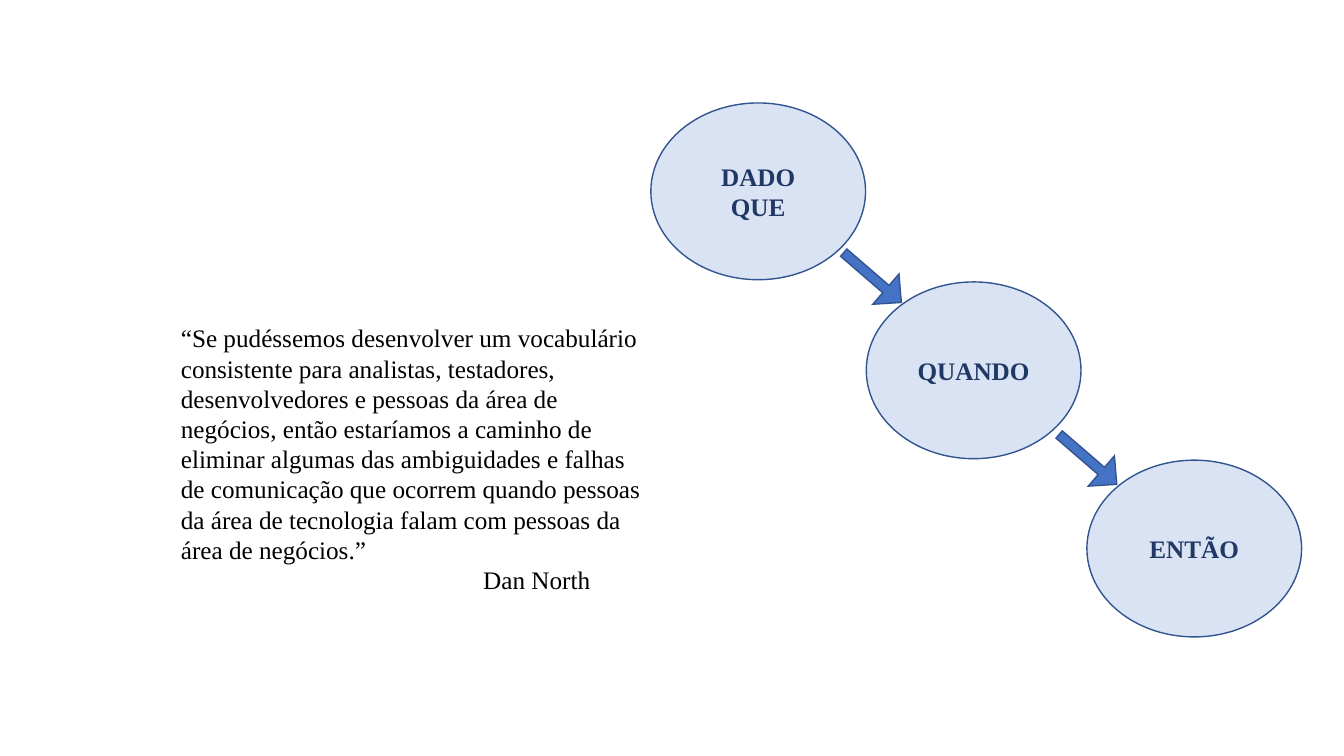
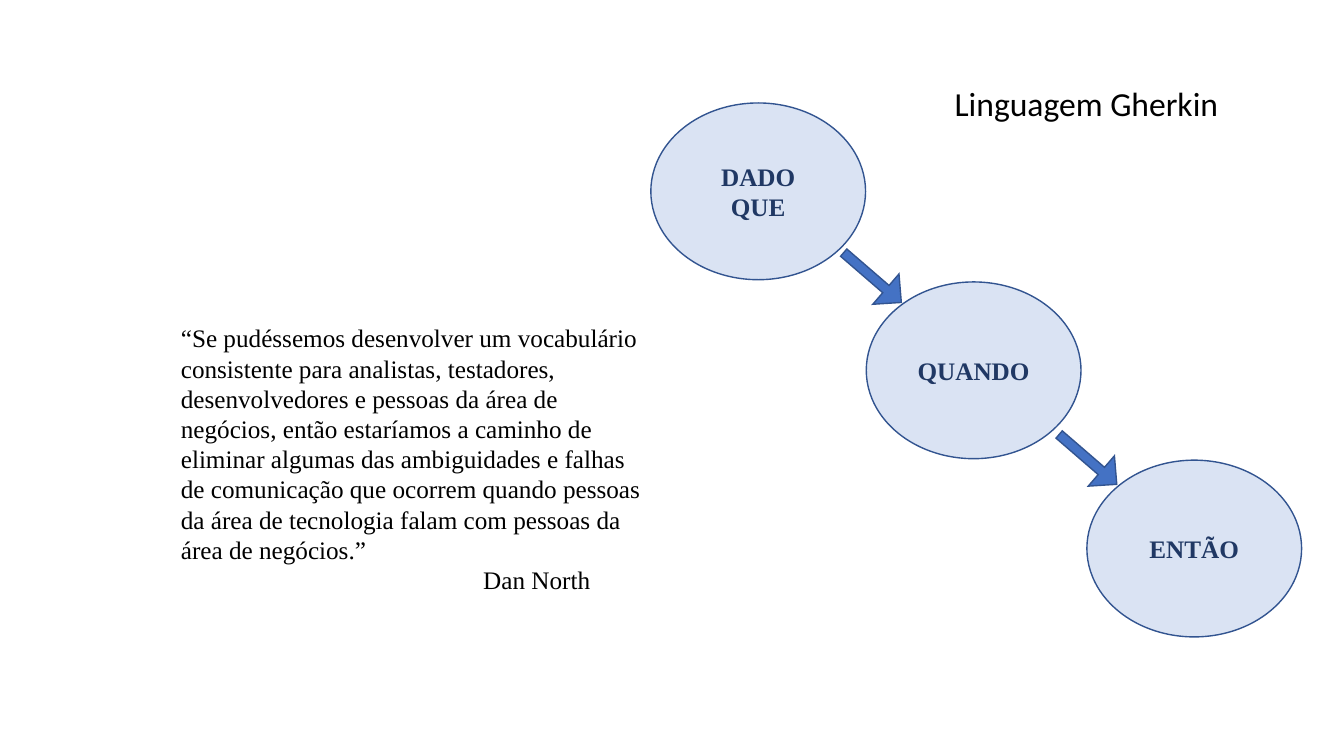
Before and after one commit to feevars/fatec4SEM, a slide deck: slide 7 of 2SEM/IES100 - Engenharia de Software I/BDD - Behavior Driven Development/apresentacao-oficial_BDD.pptx. Drawn at 1344x756 pixels with LibreOffice and Linux fonts; fonts in the diff are those of the drawing. Boxes give left, top, right and bottom in pixels: in the first picture for what was removed or moved away, otherwise in the second. Text is boxed around its words. In the diff, an @@ line names an element or a change of style, - is before the commit and + after.

```diff
--- a/2SEM/IES100 - Engenharia de Software I/BDD - Behavior Driven Development/apresentacao-oficial_BDD.pptx
+++ b/2SEM/IES100 - Engenharia de Software I/BDD - Behavior Driven Development/apresentacao-oficial_BDD.pptx
@@ text added at bbox=[955, 92, 1218, 122], 24 pt, text #000000 @@
+Linguagem Gherkin
```
Also in this commit, not shown: 6 other slides changed, 1 slide added, 1 slide removed.
